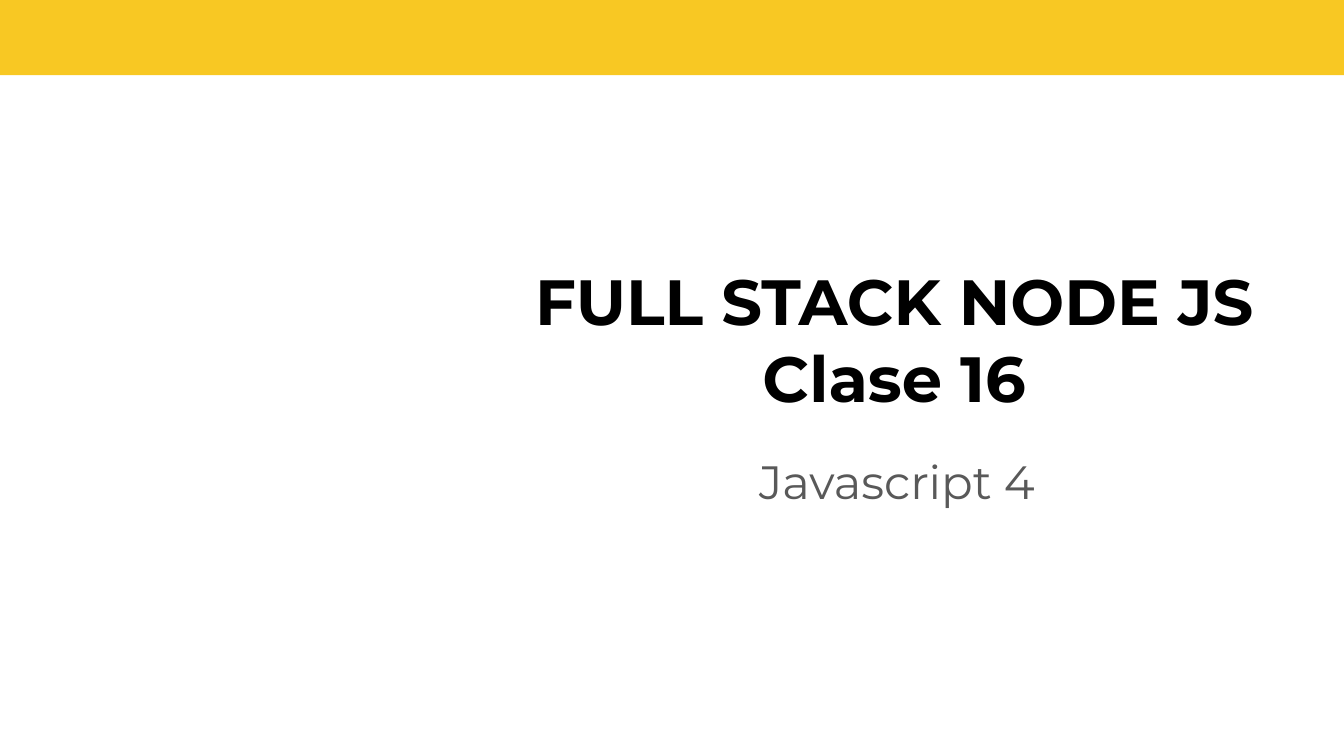
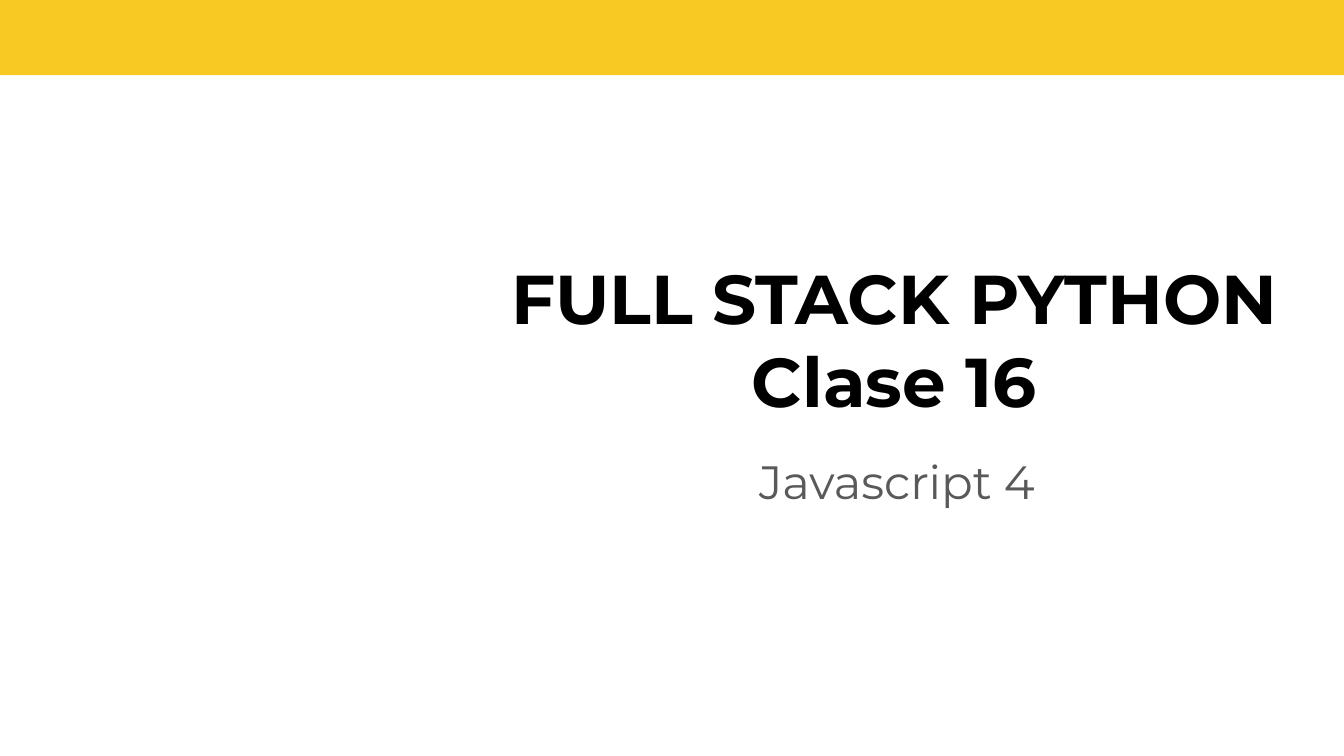
Before and after one commit to DevJumpProf/comision_24255, a slide deck: slide 1 of PRESENTACIONES/Clase 16. JS 4.pptx. Drawn at 1344x756 pixels with LibreOffice and Linux fonts; fonts in the diff are those of the drawing; background and template pictures are left out. Boxes give left, top, right and bottom in pixels: in the first picture for what was removed or moved away, otherwise in the second. Text is boxed around its words. In the diff, an @@ line names an element or a change of style, - is before the commit and + after.

```diff
--- a/PRESENTACIONES/Clase 16. JS 4.pptx
+++ b/PRESENTACIONES/Clase 16. JS 4.pptx
@@ text at [511,275,1277,325]: text changed; size 34.2 to 37 pt @@
-FULL STACK NODE JS
+FULL STACK PYTHON
@@ text at [752,355,1036,408]: size 34.2 to 37 pt in "Clase 16" @@
```
Also in this commit, not shown: 12 other files.
